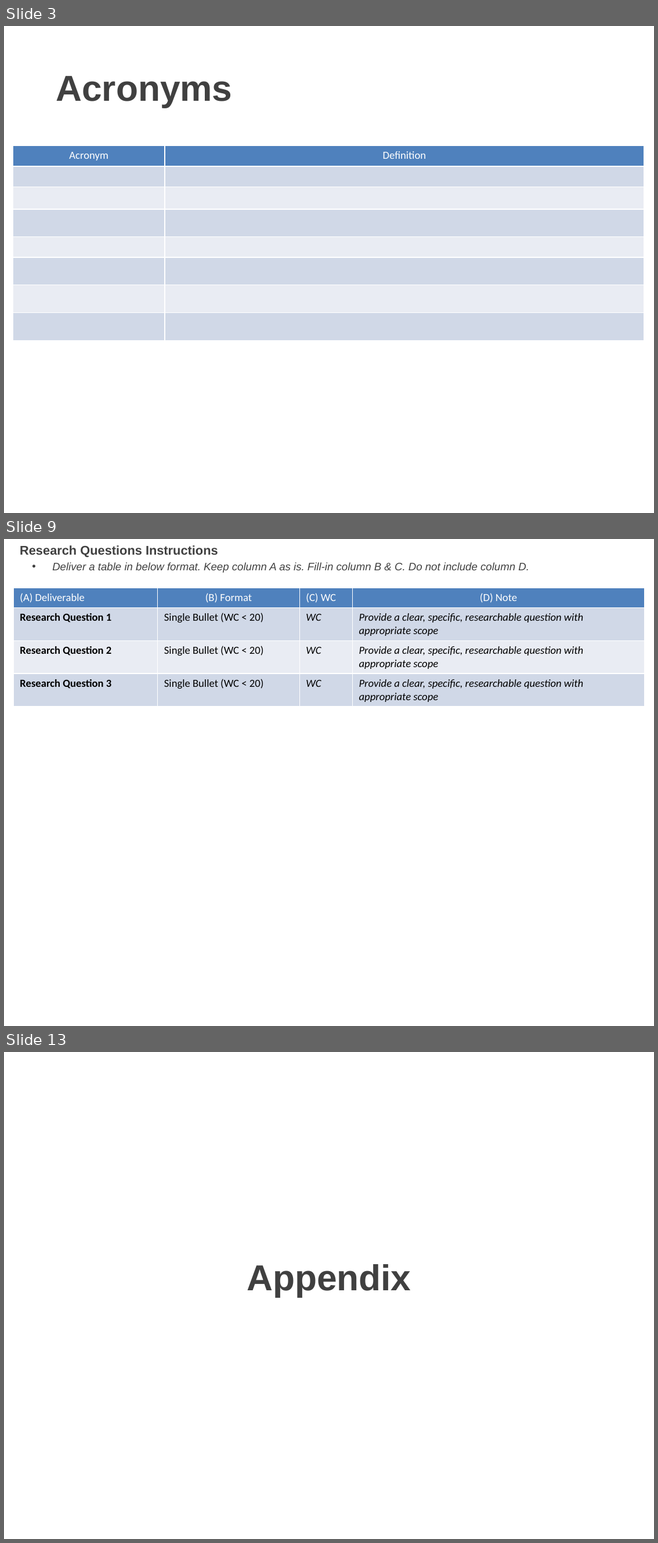
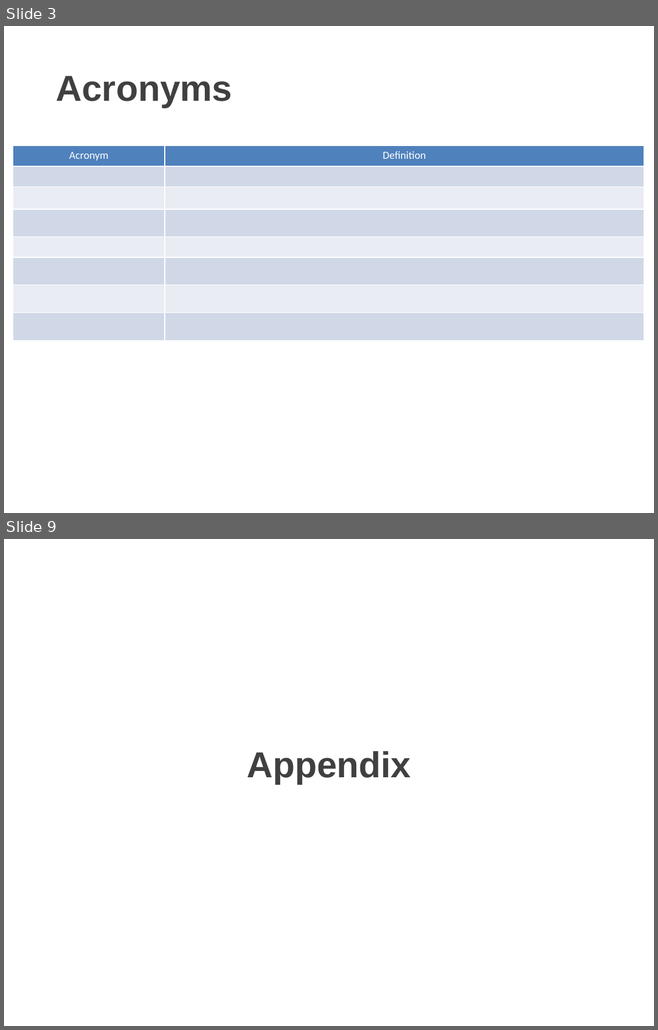
Before and after one commit to OwlSaver/GWU, a slide deck: SEAS 8599/Lecture 02/Wacey_Michael_HW#2_SEAS_8599_DA2.pptx. Shown one above the other, each under a label of ours: slides 3, 9 and 13 before the commit, slides 3 and 9 after it; the slides between them are not shown. The pictures are 658x1543 and 658x1030 pixels, drawn with LibreOffice and Linux fonts; fonts in the diff are those of the drawing; background and template pictures are left out. Boxes give left, top, right and bottom in pixels: in the first picture for what was removed or moved away, otherwise in the second. Text is boxed around its words. In the diff, an @@ line names an element or a change of style, - is before the commit and + after.

```diff
--- a/SEAS 8599/Lecture 02/Wacey_Michael_HW#2_SEAS_8599_DA2.pptx
+++ b/SEAS 8599/Lecture 02/Wacey_Michael_HW#2_SEAS_8599_DA2.pptx
@@ slide 9 removed at <box>4,539,654,1026</box>, background picture (left out) @@
@@ text removed at <box>20,545,218,558</box> @@
-Research Questions Instructions
@@ text removed at <box>52,562,529,573</box> @@
-• Deliver a table in below format. Keep column A as is. Fill-in column B & C. Do not include column D.
@@ table removed at <box>13,588,643,705</box>, 4 rows, 4 columns @@
-(A) Deliverable | (B) Format | (C) WC | (D) Note
-Research Question 1 | Single Bullet (WC < 20) | WC | Provide a clear, specific, researchable question with appropriate scope
-Research Question 2 | Single Bullet (WC < 20) | WC | Provide a clear, specific, researchable question with appropriate scope
-Research Question 3 | Single Bullet (WC < 20) | WC | Provide a clear, specific, researchable question with appropriate scope
@@ what was slide 13 is now slide 9 @@
```
Also in this commit, not shown: 2 slides changed, 5 slides added, 8 other slides removed, 44 other files.
